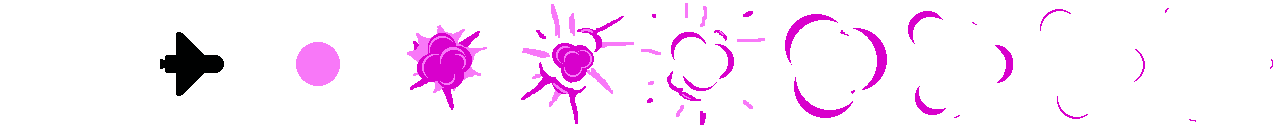
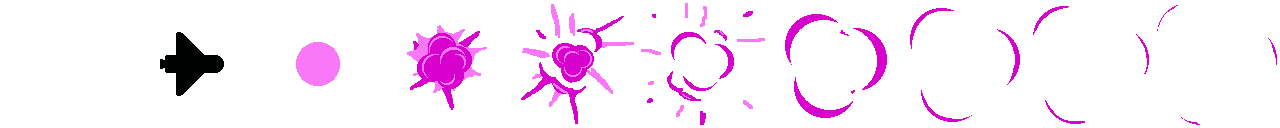
Layered file, before and after one edit (1280px x 128px). Changes by layer:
added layer "Layer 15(pasted)" above "Layer 14(pasted)" over [1134, 5, 1277, 125]
added layer "Layer 14(pasted)" above "Layer 13(pasted)" over [908, 5, 1200, 125]
added layer "Layer 13(pasted)" above "Layer 12" over [908, 6, 1088, 124]
painted on "Layer 12" over [908, 5, 1277, 125]
